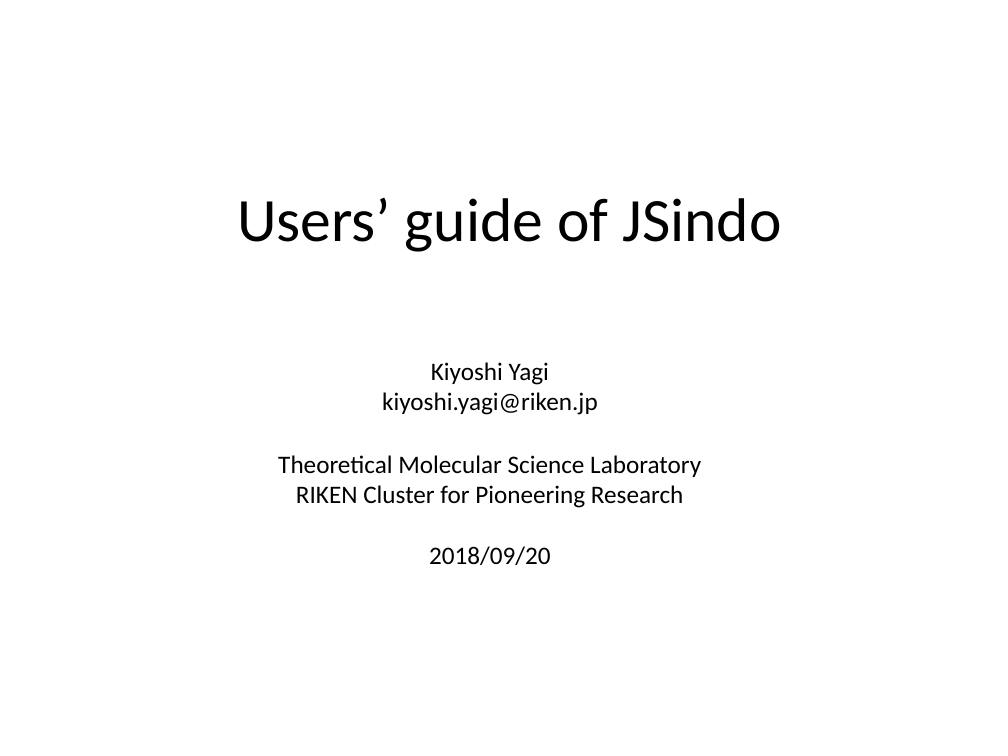
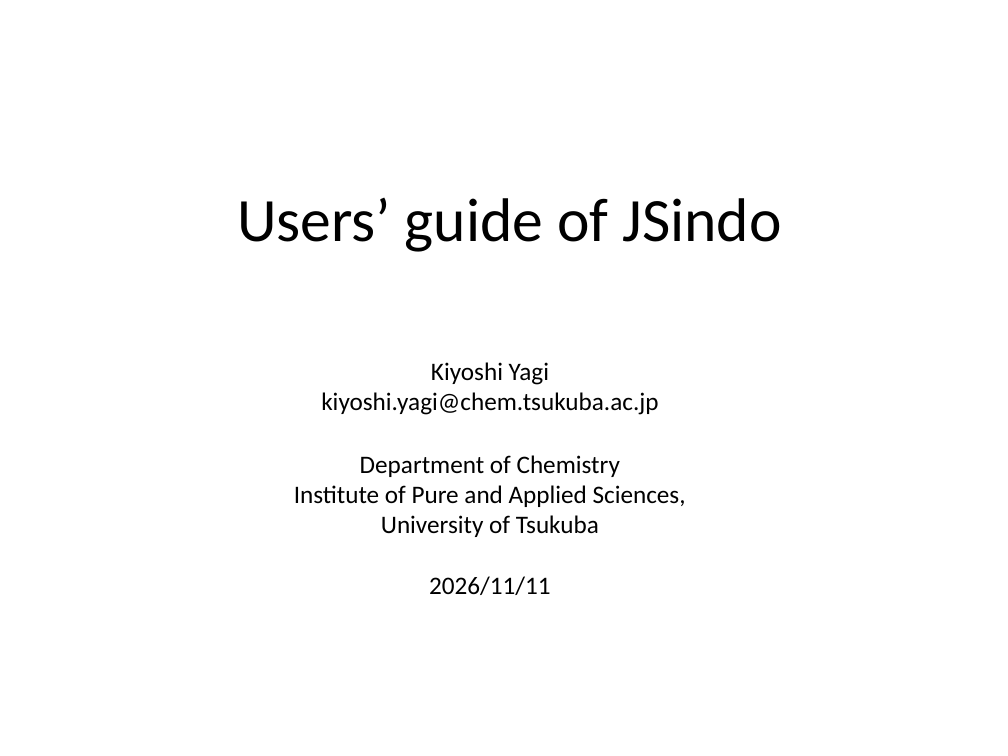
Before and after one commit to yagikiyoshi/sindo, a slide deck: slide 1 of doc/JSindo/usage_JSindo.pptx. Drawn at 1008x756 pixels with LibreOffice and Linux fonts; fonts in the diff are those of the drawing. Boxes give left, top, right and bottom in pixels: in the first picture for what was removed or moved away, otherwise in the second. Text is boxed around its words. In the diff, an @@ line names an element or a change of style, - is before the commit and + after.

```diff
--- a/doc/JSindo/usage_JSindo.pptx
+++ b/doc/JSindo/usage_JSindo.pptx
@@ text "Kiyoshi Yagi": place and size @@
-text "Kiyoshi Yagi" at [382,362,598,415]
+text "Kiyoshi Yagi" at [321,362,658,415]
@@ text at [321,392,658,415]: text changed @@
-kiyoshi.yagi@riken.jp
+kiyoshi.yagi@chem.tsukuba.ac.jp
@@ text removed at [278,455,701,565] @@
-Theoretical Molecular Science Laboratory
-RIKEN Cluster for Pioneering Research
-2018/09/20
@@ text added at [294,455,686,595], 18 pt, text #000000 @@
+Department of Chemistry
+Institute of Pure and Applied Sciences,
+University of Tsukuba
+2026/11/11
```
Also in this commit, not shown: 7 other files.
